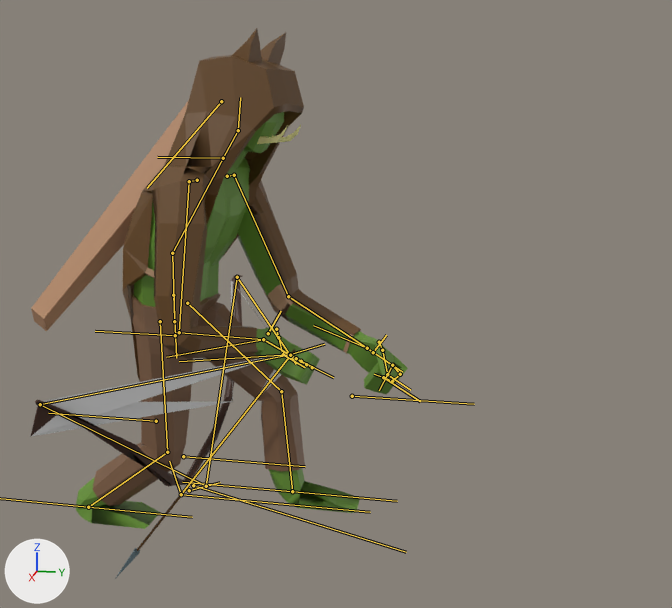
The FBX model ProjectTowerDefence/Assets/Models/Ork_Archer.fbx, before and after one commit.
One viewpoint serves both versions: a camera (50 mm lens) standing at (4.22, 1.66, 2.14) and looking at (-0.08, 0.8, 1.06). Lighting does not change. The marker at lower left points along +X, +Y and +Z. Both versions are drawn at frame 27 of the action 'Armature|Reload'; the numbers are the values there. The bones that bend it are drawn over the model as lines.

Objects in the first picture: 'Arrow', 'Bow', 'WolfLeather'.
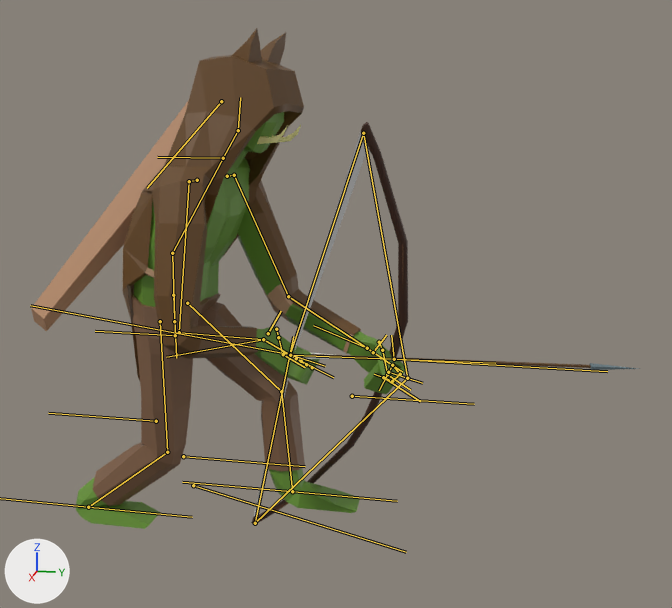
The edits, one by one:
Bone 'BowController' (bone_bowcontroller) moves from (0.0, 0.0, 0.0) to (1.009, 0.005, -0.787).
Bone 'BowController' (bone_bowcontroller) turns from (-84, -38, -13) to (-73, -14, 53) degrees about its own x, y and z.
Bone 'BowArm_L' (bone_bowarm_l) turns from (-8, 11, -61) to (-10, 0, -3) degrees about its own x, y and z.
Bone 'BowArm_R' (bone_bowarm_r) turns from (30, 0, -28) to (-10, -1, -3) degrees about its own x, y and z.
Bone 'StringR' (bone_stringr) turns from (54, -15, 22) to (-1, 0, 1) degrees about its own x, y and z.
Bone 'ArrowController' (bone_arrowcontroller) turns from (11, 74, 137) to (-14, -167, 6) degrees about its own x, y and z.

Changed parts and their boxes (x1, y1, x2, y2) in the pictures (672 x 608 px):
'Bow', posed (38% narrower, 90% taller): before (30, 275, 285, 487); after (251, 122, 408, 525)
'Arrow', posed (95% wider, 92% shorter): before (114, 349, 296, 580); after (284, 352, 639, 370)
bone 'BowController', root to tip: before (189, 490) to (220, 482); after (388, 372) to (422, 383)
bone 'BowArm_L', root to tip: before (206, 486) to (237, 277); after (407, 378) to (255, 523)
bone 'BowArm_R', root to tip: before (206, 486) to (40, 404); after (407, 378) to (363, 133)
bone 'StringR', root to tip: before (40, 404) to (290, 354); after (363, 133) to (290, 354)
bone 'ArrowController', root to tip: before (290, 355) to (182, 492); after (290, 355) to (495, 363)
